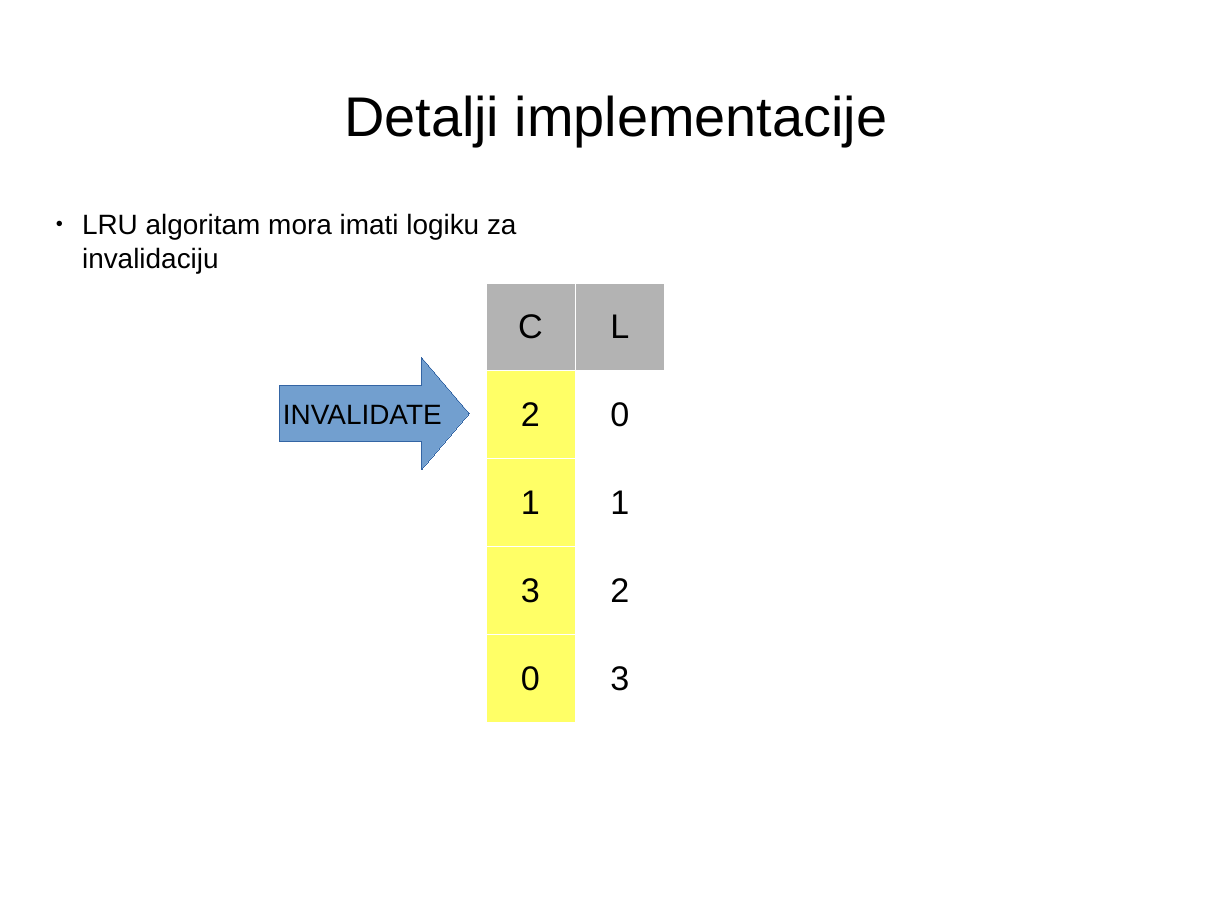
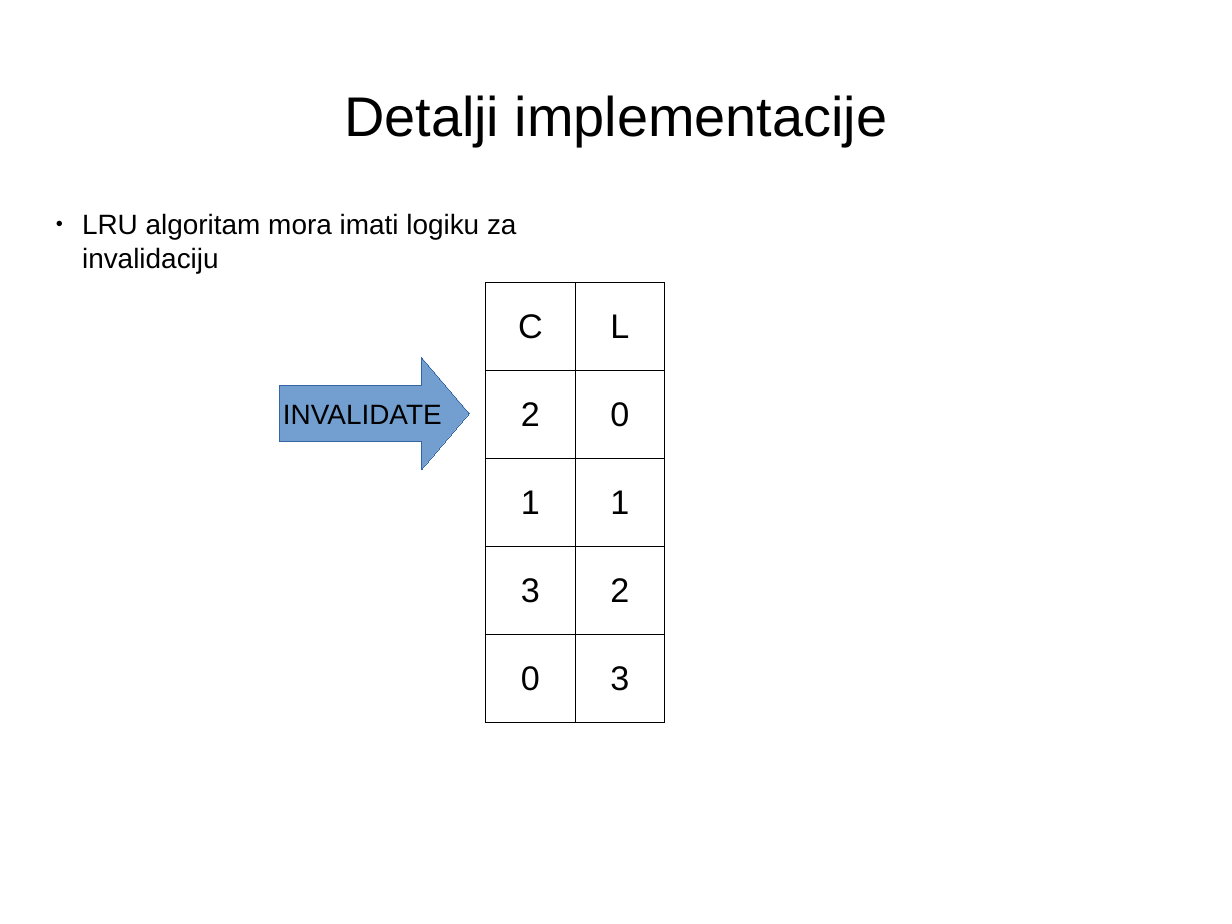
Before and after one commit to jovan-djukic/bachelorThesis, a slide deck: slide 15 of documentation/presentation/BachelorThesis.odp. Drawn at 1232x924 pixels with LibreOffice and Linux fonts; fonts in the diff are those of the drawing. Boxes give left, top, right and bottom in pixels: in the first picture for what was removed or moved away, otherwise in the second. Text is boxed around its words. In the diff, an @@ line names an element or a change of style, - is before the commit and + after.

```diff
--- a/documentation/presentation/BachelorThesis.odp
+++ b/documentation/presentation/BachelorThesis.odp
@@ table at [486,283,665,723] @@
@@ fill #B3B3B3 to none in row 1 @@
@@ fill #FFFF66 to none in 4 cells @@
@@ fill #FFFFFF to none in 4 cells @@
@@ borders changed @@
```
Also in this commit, not shown: 16 other slides changed, 7 other files.
